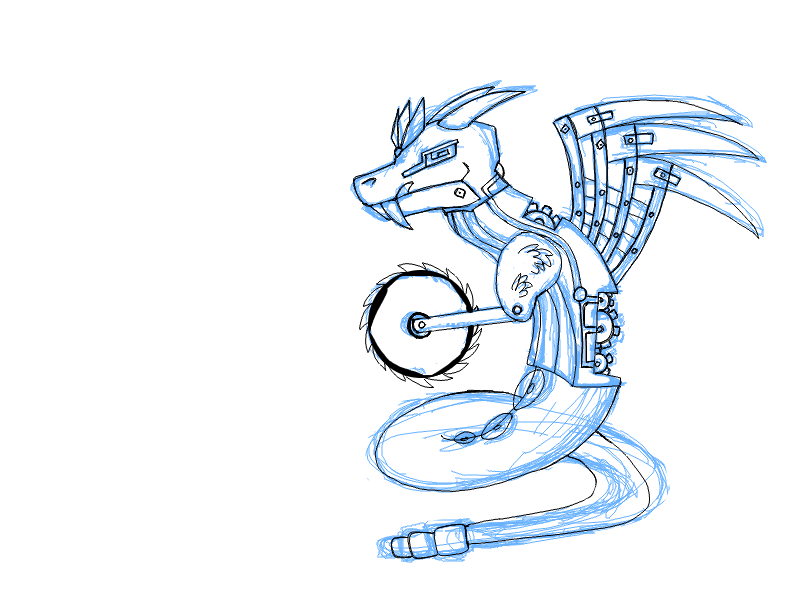
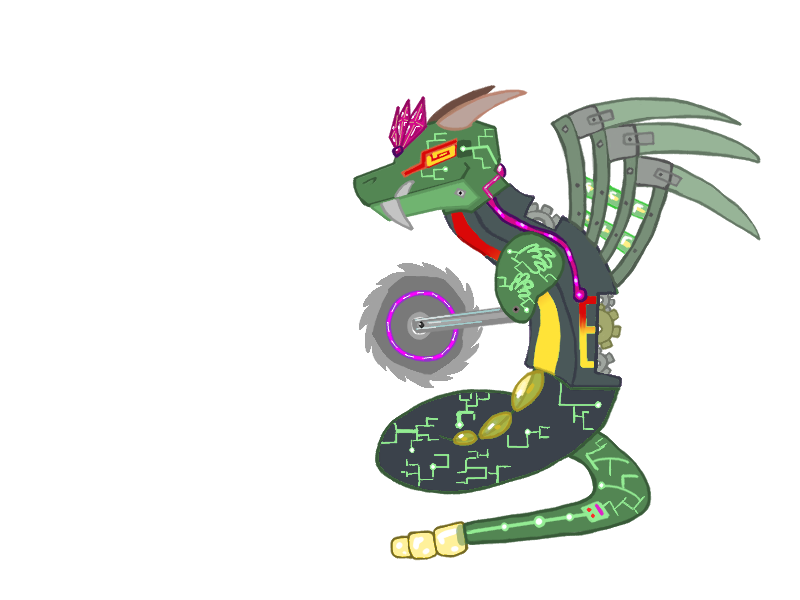
Before/after of a 800×600 layered artwork. What changed in the layer stack:
renamed "arms" to "shoulder", painted on it over (458, 191, 566, 324)
added layer "arm-bar" above "saw" over (412, 306, 524, 334)
added layer "saw" above "wings 2" over (358, 262, 484, 388)
painted on "wings" over (550, 96, 761, 288)
added layer "tooth" above "jaw" over (379, 198, 414, 231)
painted on "jaw" over (370, 178, 482, 222)
painted on "head" over (352, 85, 528, 216)
moved "body" above "tail", painted on it over (375, 183, 622, 495)
moved "tail" above "lines", painted on it over (390, 429, 652, 561)
hid "lines" over (353, 86, 760, 560)
painted on "sketch" over (350, 80, 767, 563)
